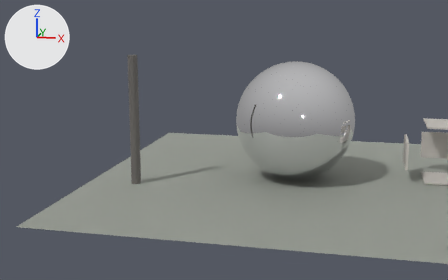
The Blender file benchmarks/reference_corpus/scenes/world_sky_hdri.blend, before and after one commit.
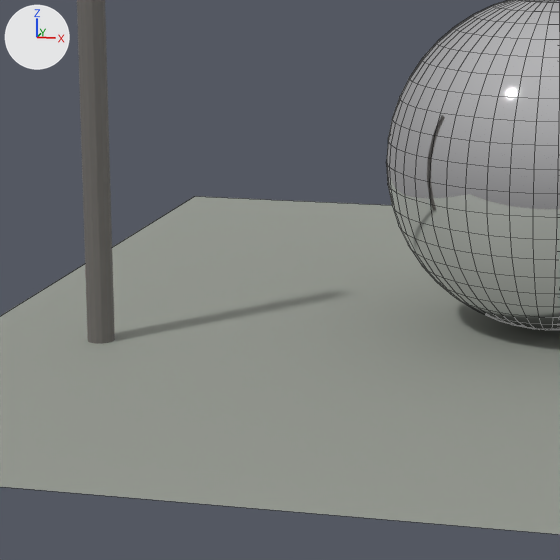
There are two pictures of each version: one whole from a camera (50 mm lens) standing at (0.87, -7.81, 2.14) and looking at (-0.98, 0.23, 0.41), one close up on the part from 23% to 66% of the width and 23% to 93% of the height. Every picture has the same lights, and +X, +Y and +Z are marked at upper left. The first two pictures are the older version. The close-ups show mesh edges as thin lines.

Objects in the first close-up: 'CompassPost', 'DeckGround', 'HeroSphere'.
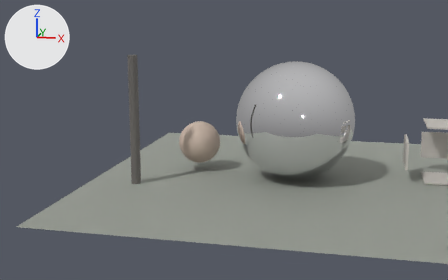
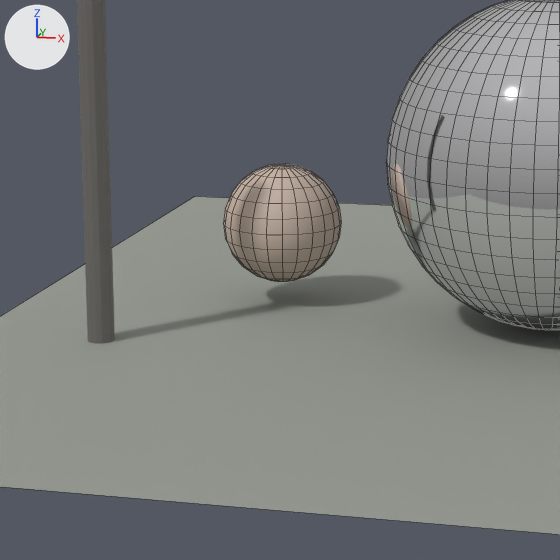
The change, as a diff of the scene's bpy script:
```diff
--- a/benchmarks/reference_corpus/scenes/world_sky_hdri.blend.py
+++ b/benchmarks/reference_corpus/scenes/world_sky_hdri.blend.py
@@ mat_terracescalpmat @@
+mat_terracescalpmat = principled_material('TerraceScalpMat')
+mat_terracescalpmat.base_color = (0.58, 0.46, 0.38)  # beige #c8b5a6
+mat_terracescalpmat.roughness = 0.6
@@ me_sphere_001 @@
+me_sphere_001.from_pydata(...)  # a UV sphere (24 segments, 12 rings, poles along z) spanning x -0.28..0.28, y -0.28..0.28, z -0.28..0.28
+me_sphere_001.polygons.foreach_set('use_smooth', [True] * 288)
+me_sphere_001.materials.append(mat_terracescalpmat)  # beige #c8b5a6
@@ ob_terracescalp @@
+ob_terracescalp = bpy.data.objects.new('TerraceScalp', me_sphere_001)
+ob_terracescalp.location = (-1.3, 0.15, 0.38)
```

What differs and where, as boxes [x1, y1, x2, y2] in the close-ups (560 x 560 px):
'TerraceScalp', added: after [223, 164, 341, 282]
